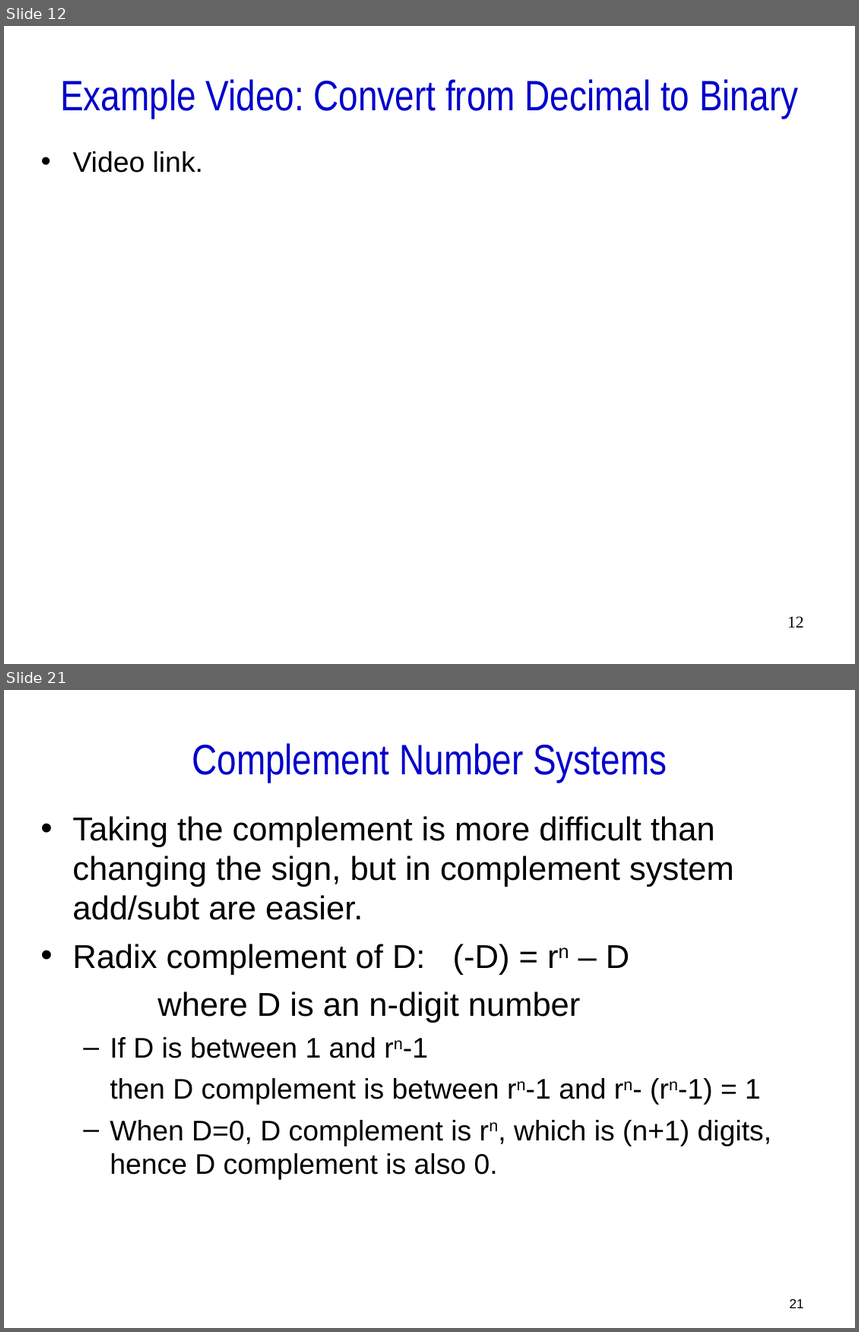
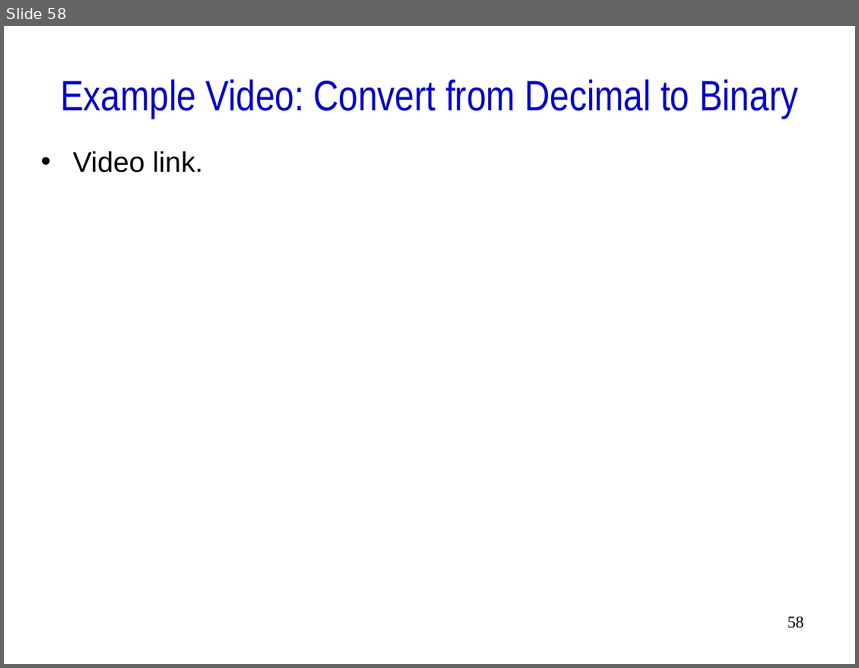
Before and after one commit to mochizukimax/ee260_2019_spring_materials_week_02_repo, a slide deck: docs/slides/ee260_2019_spring_materials_week_02_slides.ppt. Shown one above the other, each under a label of ours: slides 12 and 21 before the commit, slide 58 after it; the slides between them are not shown. The pictures are 859x1332 and 859x668 pixels, drawn with LibreOffice and Linux fonts; fonts in the diff are those of the drawing. Boxes give left, top, right and bottom in pixels: in the first picture for what was removed or moved away, otherwise in the second. Text is boxed around its words. In the diff, an @@ line names an element or a change of style, - is before the commit and + after.

```diff
--- a/docs/slides/ee260_2019_spring_materials_week_02_slides.ppt
+++ b/docs/slides/ee260_2019_spring_materials_week_02_slides.ppt
@@ slide 21 removed at [4,690,855,1328], background #FFFFFF @@
@@ title removed at [192,743,667,781] @@
-Complement Number Systems
@@ text removed at [72,816,772,1180] @@
-• Taking the complement is more difficult than changing the sign, but in complement system add/subt are easier.
-• Radix complement of D: (-D) = rn – D
-where D is an n-digit number
-  – If D is between 1 and rn-1
-  then D complement is between rn-1 and rn- (rn-1) = 1
-  – When D=0, D complement is rn, which is (n+1) digits, hence D complement is also 0.
@@ page number removed at [790,1300,804,1309] @@
-21
@@ what was slide 12 is now slide 58 @@
@@ page number at [788,617,804,629]: text changed @@
-12
+58
```
Also in this commit, not shown: 8 slides changed, 70 slides added, 18 other slides removed, 2 other files.
